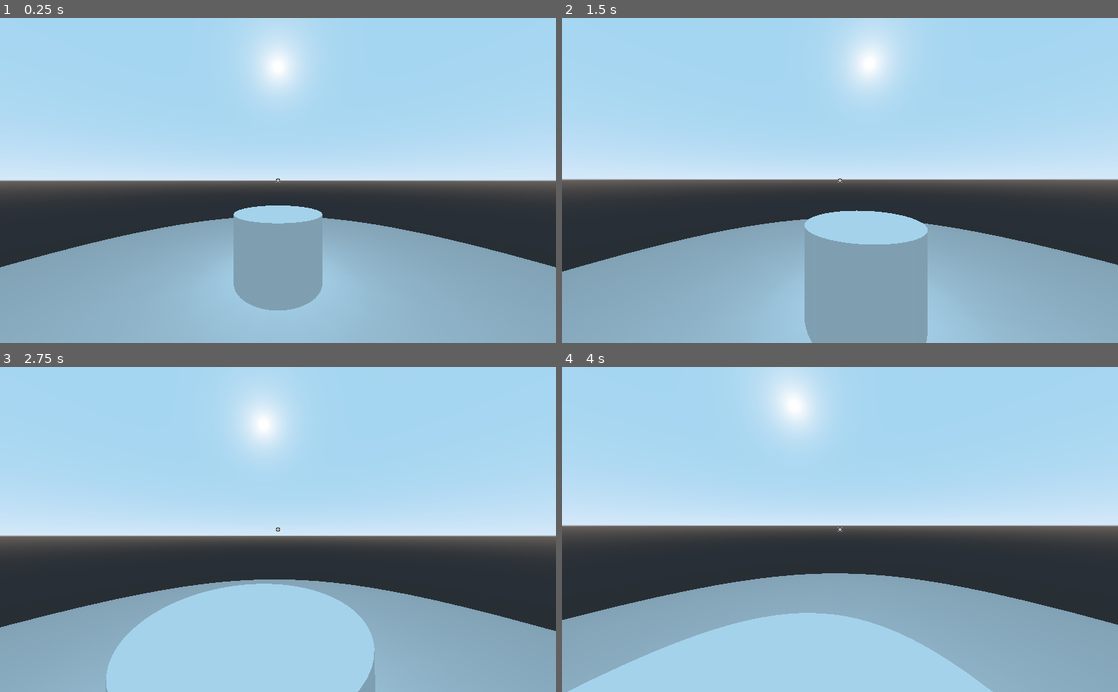
Above: before the commit, frames 1-4 (two rows, left to right).
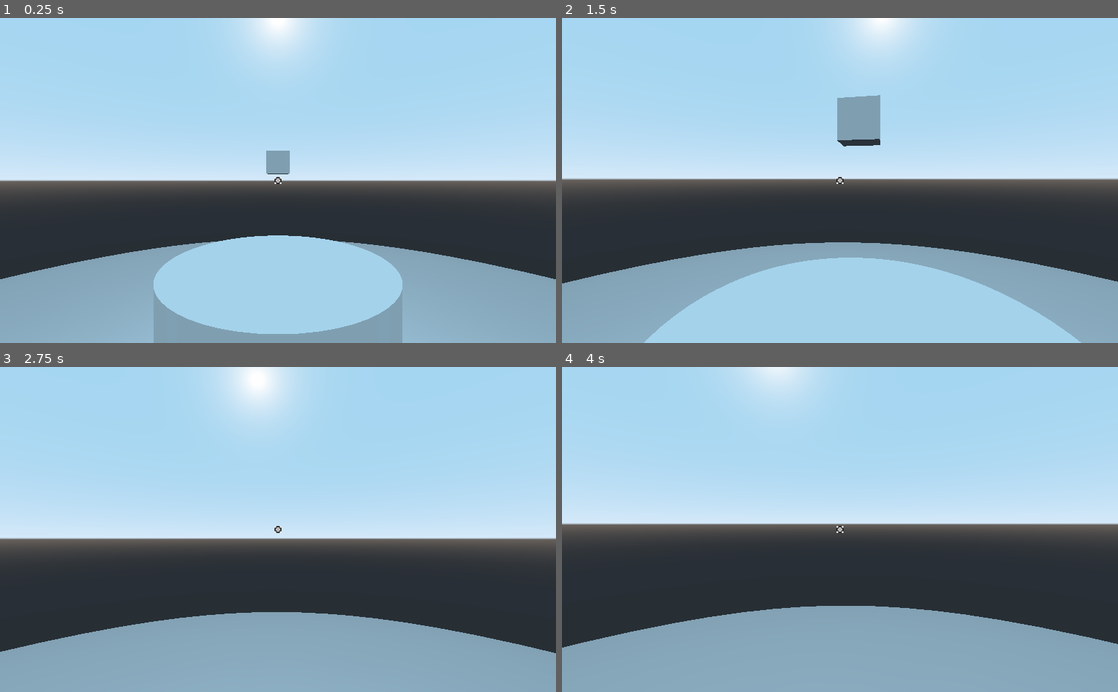
Above: after the commit, the same moments.

Repository: Albireo-B/WonderJam_2020
Game: Godot game, scene res://world.tscn
The game is run twice, just before and just after one commit, with the same random seed, the same clock (stepped at 60 frames per second) and the same inputs.
Inputs (mouse positions are in pixels of both pictures, inside the frame that each line leads up to):
- Up to frame 1 (0.25 s): no input
- Up to frame 2 (1.5 s): tap Enter at 0.5 s; move the mouse to (867, 180) at 0.52 s; hold Up (ui_up) from 0.53 s (still down); click (867, 180) at 0.67 s; move the mouse to (812, 180) at 1.27 s
- Up to frame 3 (2.75 s): keep holding Up (ui_up); move the mouse to (289, 523) at 2.02 s
- Up to frame 4 (4 s): keep holding Up (ui_up); move the mouse to (834, 536) at 2.77 s; click (834, 536) at 2.92 s; move the mouse to (878, 532) at 3.52 s

The runs differ from the first frame. In frame 1, 17% of the frame differs, in the area x 0-100%, y 0-100%; in frame 2, 20%; in frame 3, 22%; in frame 4, 22%.

Commit message:
une lettre qui lévite !

Diff:
--- /dev/null
+++ b/Screw_Gravity/letter.gd
@@ -0,0 +1,25 @@
+extends KinematicBody
+
+
+# Declare member variables here. Examples:
+# var a = 2
+# var b = "text"
+export var osrange = 20.0
+export var osspeed = 1.0
+var ascend = 1
+var pos = 0
+
+
+# Called when the node enters the scene tree for the first time.
+func _ready():
+	pass # Replace with function body.
+
+
+# Called every frame. 'delta' is the elapsed time since the previous frame.
+func _process(delta):
+	if pos < 0:
+		ascend = 1
+	elif pos > osrange:
+		ascend = -1
+	pos = pos + ascend*osspeed
+	move_and_slide(Vector3(0,osspeed*ascend,0))
--- a/Screw_Gravity/world.tscn
+++ b/Screw_Gravity/world.tscn
@@ -1,11 +1,16 @@
-[gd_scene load_steps=5 format=2]
+[gd_scene load_steps=8 format=2]
 
 [ext_resource path="res://assets/cursor.png" type="Texture" id=1]
 [ext_resource path="res://assets/maujoe.camera_control/scripts/camera_control.gd" type="Script" id=2]
+[ext_resource path="res://letter.gd" type="Script" id=3]
 
 [sub_resource type="SphereMesh" id=1]
 
 [sub_resource type="CylinderMesh" id=2]
+
+[sub_resource type="CubeMesh" id=3]
+
+[sub_resource type="BoxShape" id=4]
 
 [node name="world" type="Spatial"]
 
@@ -17,9 +22,8 @@
 material/0 = null
 
 [node name="Camera" type="Camera" parent="."]
-transform = Transform( 1, 0, 0, 0, 1, 0, 0, 0, 1, 0, 3.23802, 3.80136 )
+transform = Transform( 1, 0, 0, 0, 1, 0, 0, 0, 1, 0, 3.23802, 2.11344 )
 current = true
-fov = 90.0
 script = ExtResource( 2 )
 sensitivity = 0.2
 yaw_limit = 90
@@ -30,9 +34,21 @@
 pixel_size = 0.005
 texture = ExtResource( 1 )
 
-[node name="Spatial" type="Spatial" parent="."]
+[node name="artefact" type="Spatial" parent="."]
 
-[node name="MeshInstance" type="MeshInstance" parent="Spatial"]
+[node name="MeshInstance" type="MeshInstance" parent="artefact"]
 transform = Transform( 1, 0, 0, 0, 2.5, 0, 0, 0, 1, 0, 0, 0 )
 mesh = SubResource( 2 )
 material/0 = null
+
+[node name="letter" type="KinematicBody" parent="."]
+transform = Transform( 0.1, 0, 0, 0, 0.1, 0, 0, 0, 0.1, 0, 3.3743, 0 )
+script = ExtResource( 3 )
+osspeed = 0.1
+
+[node name="MeshInstance" type="MeshInstance" parent="letter"]
+mesh = SubResource( 3 )
+material/0 = null
+
+[node name="CollisionShape" type="CollisionShape" parent="letter"]
+shape = SubResource( 4 )
